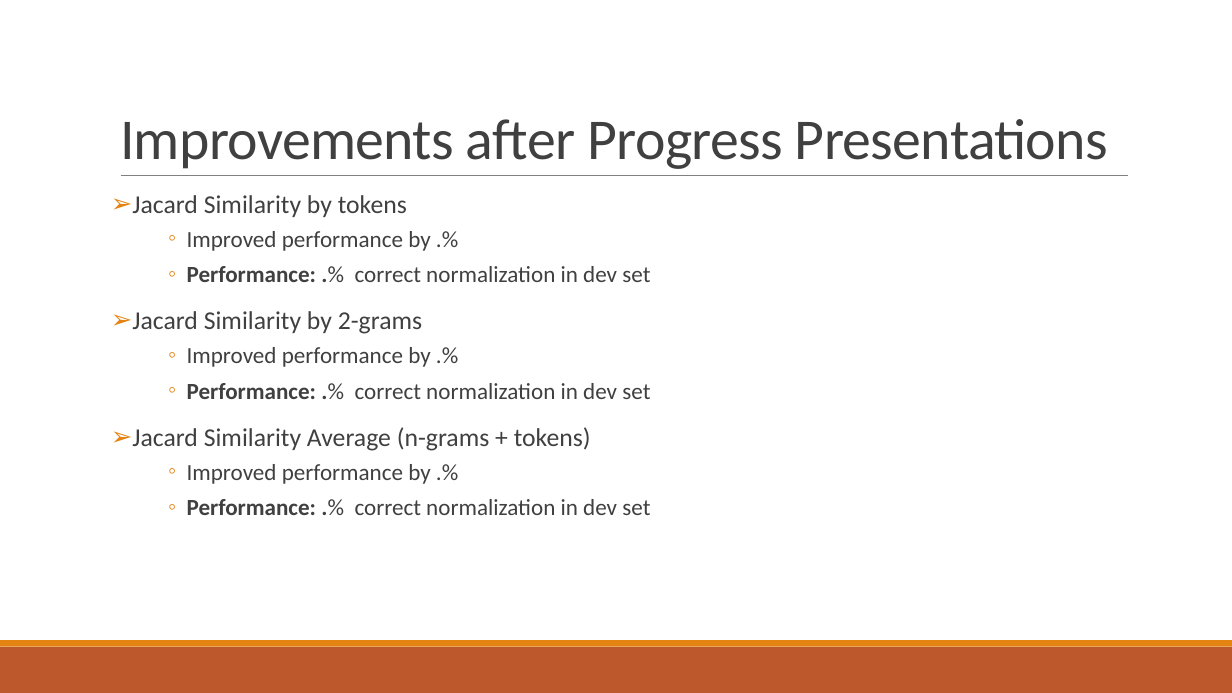
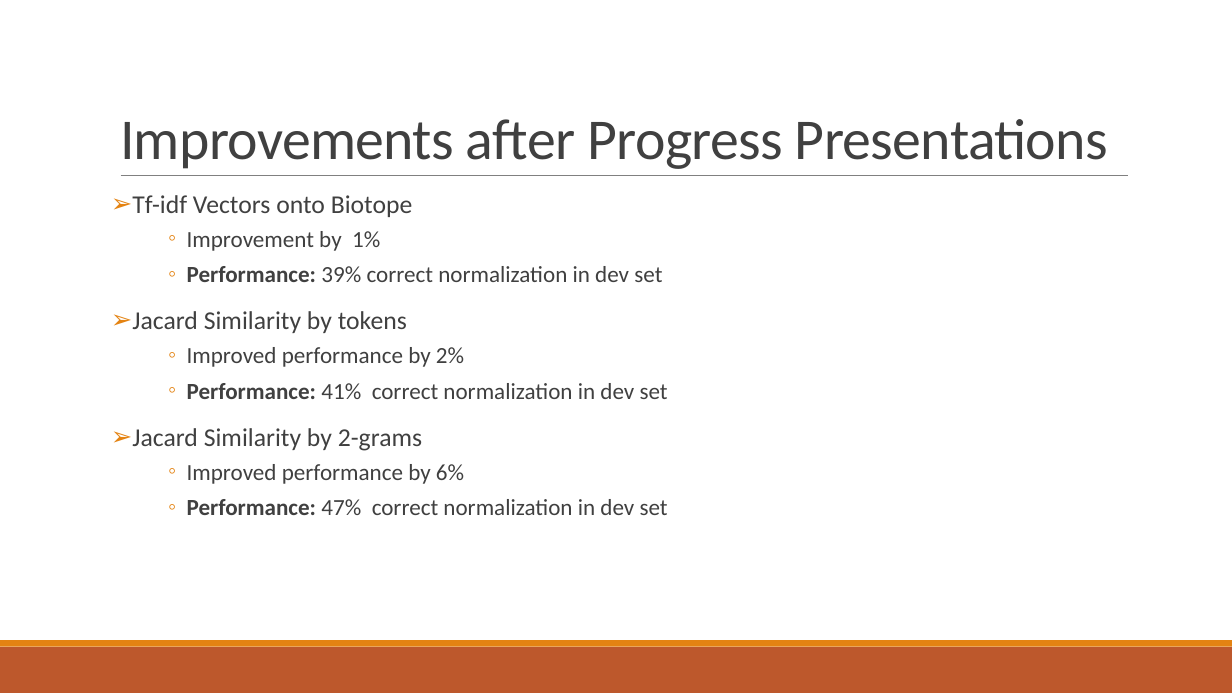
Before and after one commit to abdullahyldz/Cmpe493TermProject, a slide deck: slide 6 of Presentation/Final Presentation/Final Presentation.pptx. Drawn at 1232x693 pixels with LibreOffice and Linux fonts; fonts in the diff are those of the drawing. Boxes give left, top, right and bottom in pixels: in the first picture for what was removed or moved away, otherwise in the second. Text is boxed around its words. In the diff, an @@ line names an element or a change of style, - is before the commit and + after.

Commit message:
presentation performances are updated

```diff
--- a/Presentation/Final Presentation/Final Presentation.pptx
+++ b/Presentation/Final Presentation/Final Presentation.pptx
@@ text at (132,195,662,282): paragraphs added @@
+    ➢ Tf-idf Vectors onto Biotope
+      ◦ Improvement by 1%
+      ◦ Performance: 39% correct normalization in dev set
@@ text at (187,347,668,399): text changed @@
-      ◦ Improved performance by .%
-      ◦ Performance: .% correct normalization in dev set
+      ◦ Improved performance by 2%
+      ◦ Performance: 41% correct normalization in dev set
@@ text at (187,464,668,515): text changed @@
-      ◦ Improved performance by .%
-      ◦ Performance: .% correct normalization in dev set
-    ➢ Jacard Similarity Average (n-grams + tokens)
-      ◦ Improved performance by .%
-      ◦ Performance: .% correct normalization in dev set
+      ◦ Improved performance by 6%
+      ◦ Performance: 47% correct normalization in dev set
```
Also in this commit, not shown: 4 other slides changed, 1 slide added, 1 slide removed.
